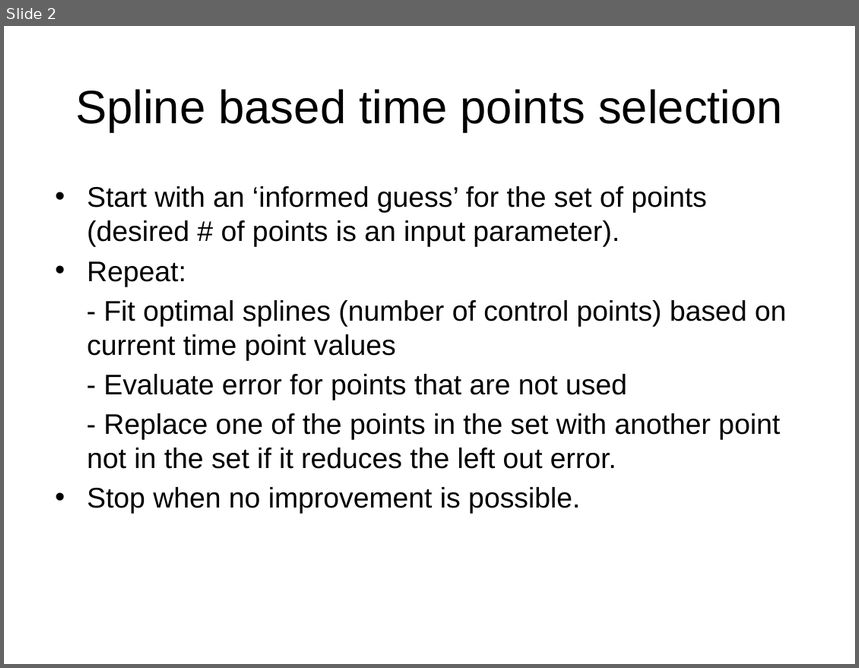
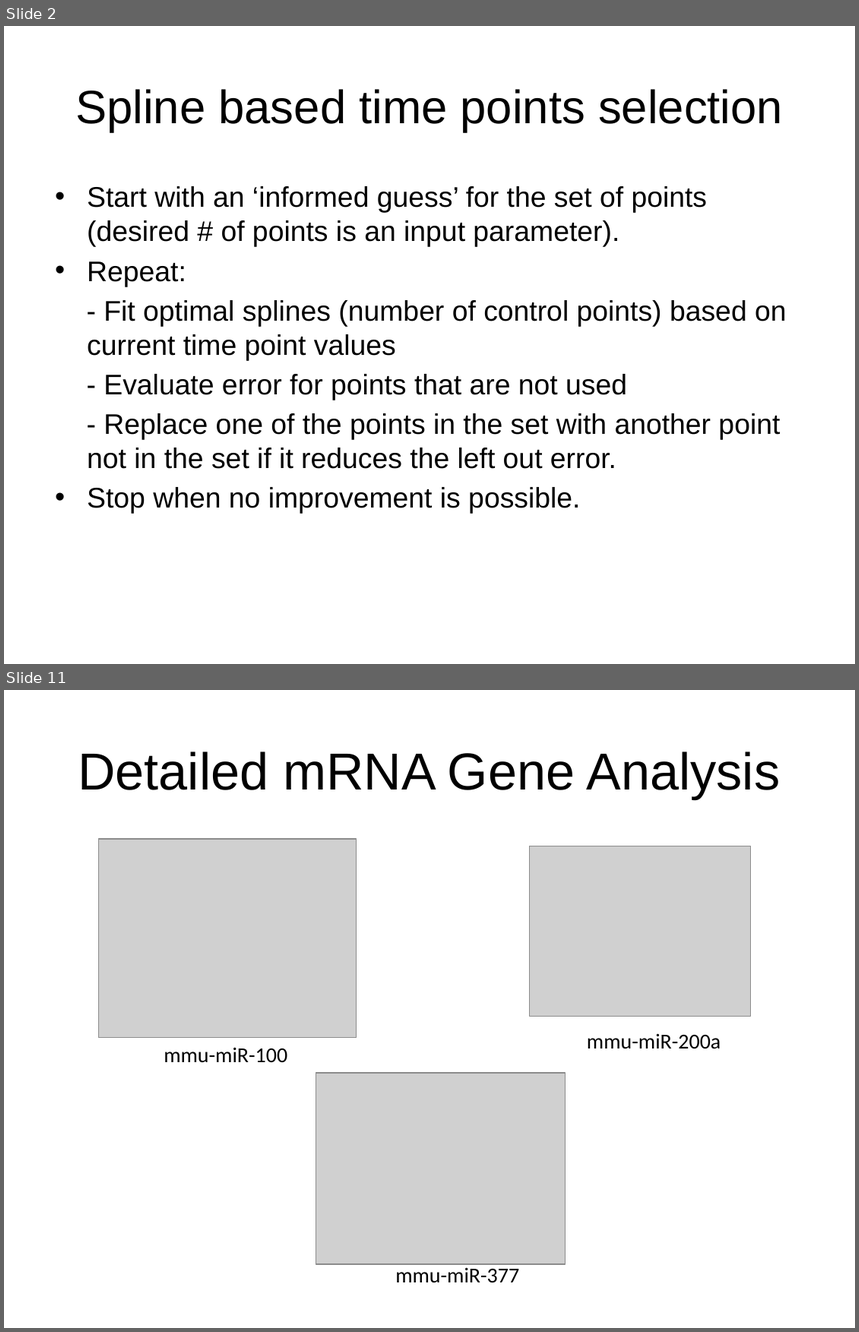
Before and after one commit to emresefer/geneexpress, a slide deck: presentation/NIH-07-15.pptx. Shown one above the other, each under a label of ours: slide 2 before the commit, slides 2 and 11 after it; the slides between them are not shown. The pictures are 859x668 and 859x1332 pixels, drawn with LibreOffice and Linux fonts; fonts in the diff are those of the drawing; grey boxes stand for pictures. Boxes give left, top, right and bottom in pixels: in the first picture for what was removed or moved away, otherwise in the second. Text is boxed around its words. In the diff, an @@ line names an element or a change of style, - is before the commit and + after.

```diff
--- a/presentation/NIH-07-15.pptx
+++ b/presentation/NIH-07-15.pptx
@@ slide 11 added at [4, 690, 855, 1328], background #FFFFFF @@
@@ title added at [78, 752, 781, 799], 44 pt, text #000000 @@
+Detailed mRNA Gene Analysis
@@ picture added at [98, 839, 357, 1037] @@
@@ picture added at [529, 846, 750, 1016] @@
@@ text added at [164, 1047, 287, 1063], 18 pt, text #000000 @@
+mmu-miR-100
@@ text added at [587, 1034, 721, 1049], 18 pt, text #000000 @@
+mmu-miR-200a
@@ picture added at [316, 1073, 565, 1265] @@
@@ text added at [395, 1265, 519, 1284], 18 pt, text #000000 @@
+mmu-miR-377
```
Also in this commit, not shown: 9 other slides added, 1 slide removed, 4 other files.
